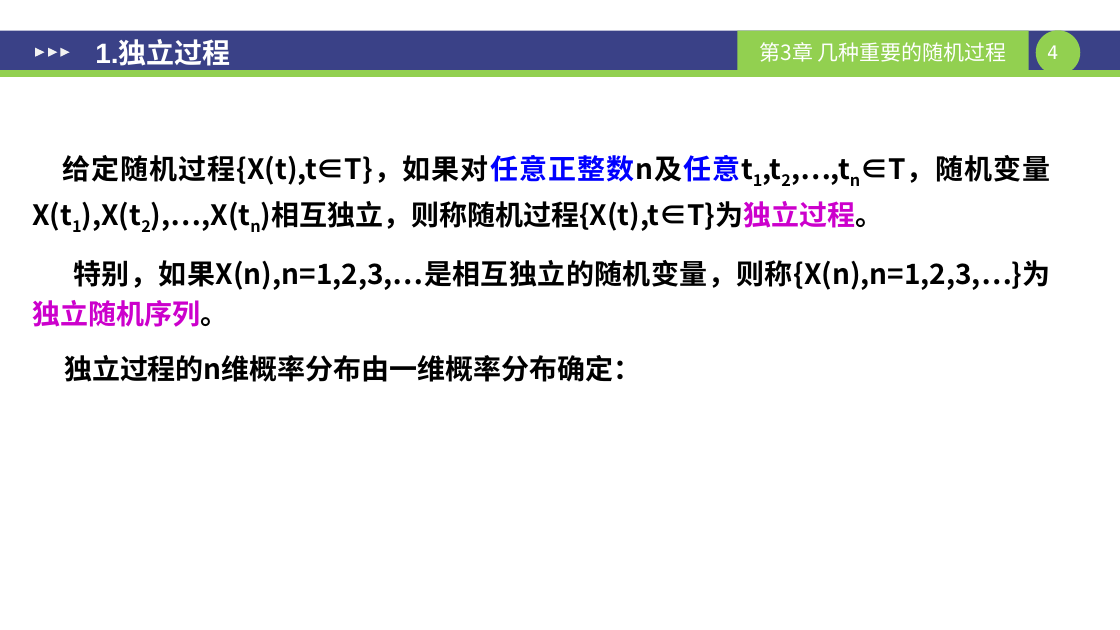
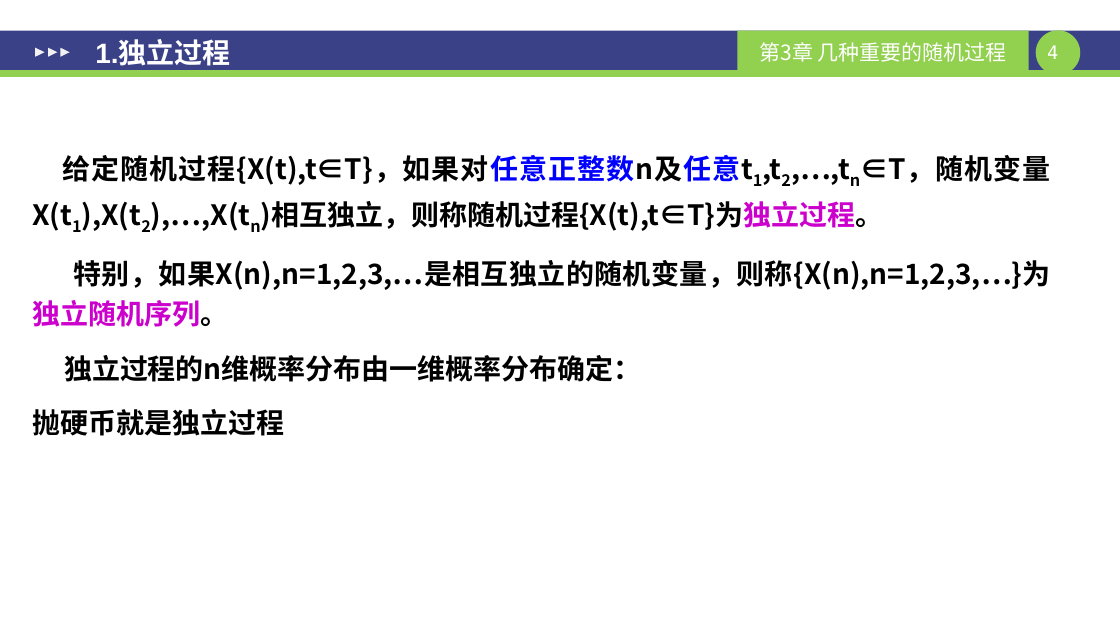
Before and after one commit to sangzige/course_resource, a slide deck: slide 4 of 随机过程/ch05-几种重要随机过程.pptx. Drawn at 1120x630 pixels with LibreOffice and Linux fonts; fonts in the diff are those of the drawing; grey boxes stand for pictures. Boxes give left, top, right and bottom in pixels: in the first picture for what was removed or moved away, otherwise in the second. Text is boxed around its words. In the diff, an @@ line names an element or a change of style, - is before the commit and + after.

Commit message:
补充随机过程去年题

```diff
--- a/随机过程/ch05-几种重要随机过程.pptx
+++ b/随机过程/ch05-几种重要随机过程.pptx
@@ text at [32,409,284,436]: paragraph added @@
+抛硬币就是独立过程
```
Also in this commit, not shown: 10 other slides changed, 26 other files.
